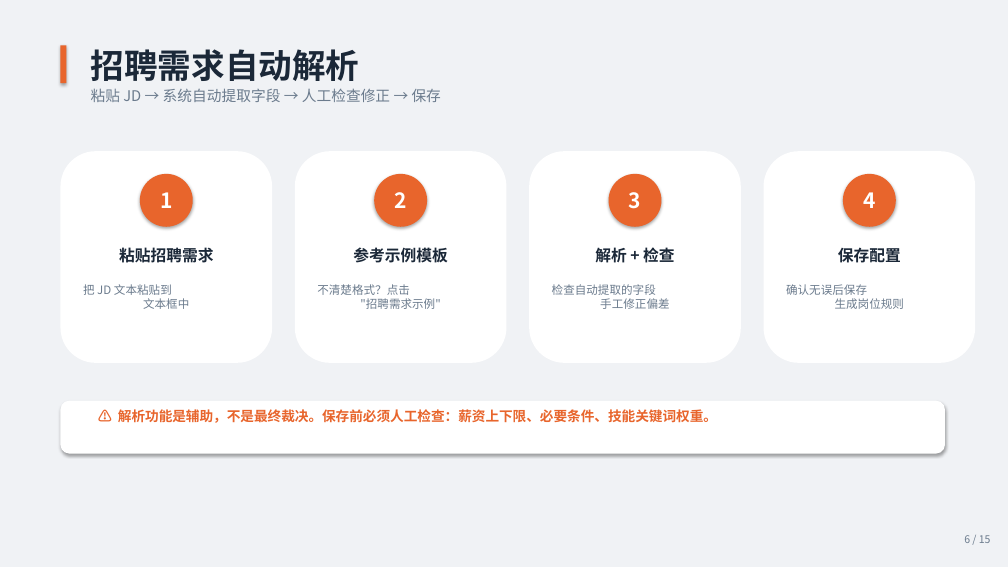
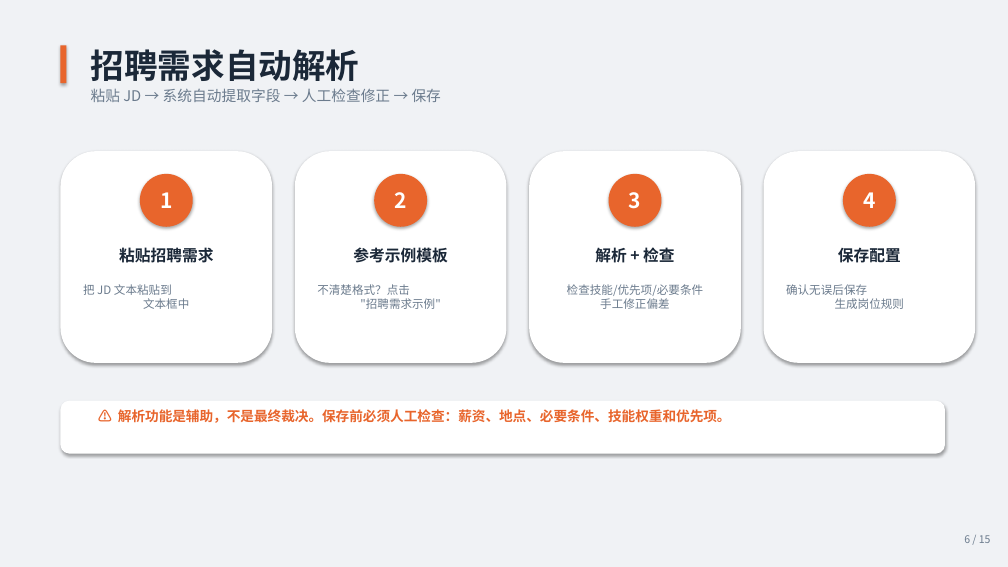
Before and after one commit to chenjinbo1991/boss-resume-filter, a slide deck: slide 6 of docs/BOSS招聘系统操作指南.pptx. Drawn at 1008x567 pixels with LibreOffice and Linux fonts; fonts in the diff are those of the drawing. Boxes give left, top, right and bottom in pixels: in the first picture for what was removed or moved away, otherwise in the second. Text is boxed around its words. In the diff, an @@ line names an element or a change of style, - is before the commit and + after.

```diff
--- a/docs/BOSS招聘系统操作指南.pptx
+++ b/docs/BOSS招聘系统操作指南.pptx
@@ shadow on in 4 elements at (x1=60, y1=151, x2=272, y2=363), (x1=295, y1=151, x2=507, y2=363), (x1=529, y1=151, x2=741, y2=363), (x1=764, y1=151, x2=975, y2=363) @@
@@ text at (x1=567, y1=284, x2=704, y2=309): text changed @@
-检查自动提取的字段
-手工修正偏差
+检查技能/优先项/必要条件
+手工修正偏差
@@ text at (x1=118, y1=409, x2=731, y2=423): text changed @@
-⚠️ 解析功能是辅助，不是最终裁决。保存前必须人工检查：薪资上下限、必要条件、技能关键词权重。
+⚠️ 解析功能是辅助，不是最终裁决。保存前必须人工检查：薪资、地点、必要条件、技能权重和优先项。
```
Also in this commit, not shown: 13 other slides changed, 16 other files.
